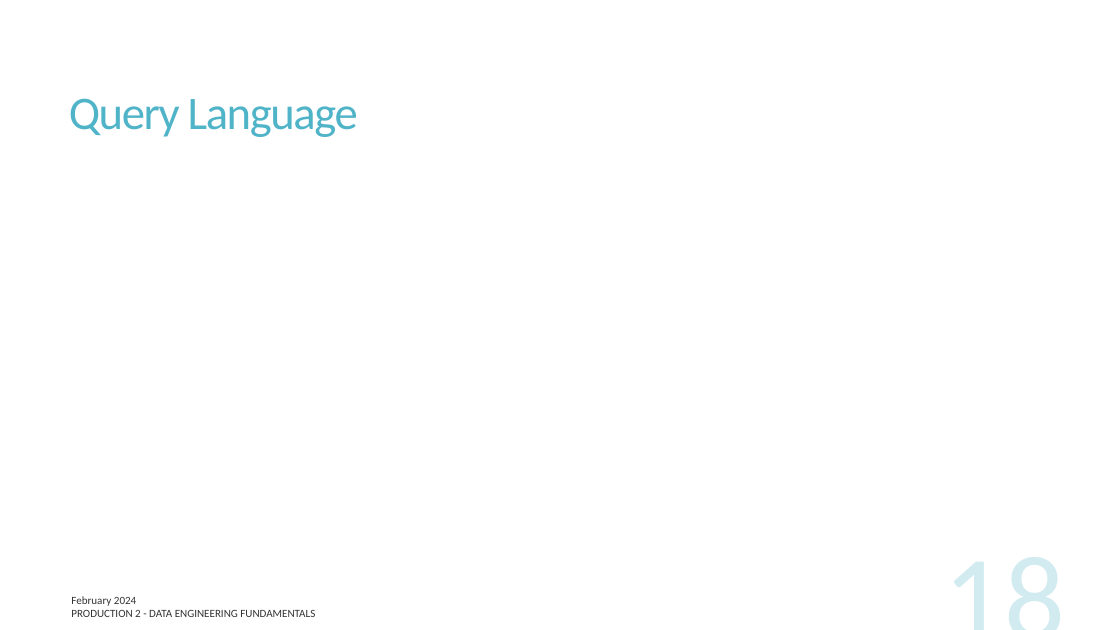
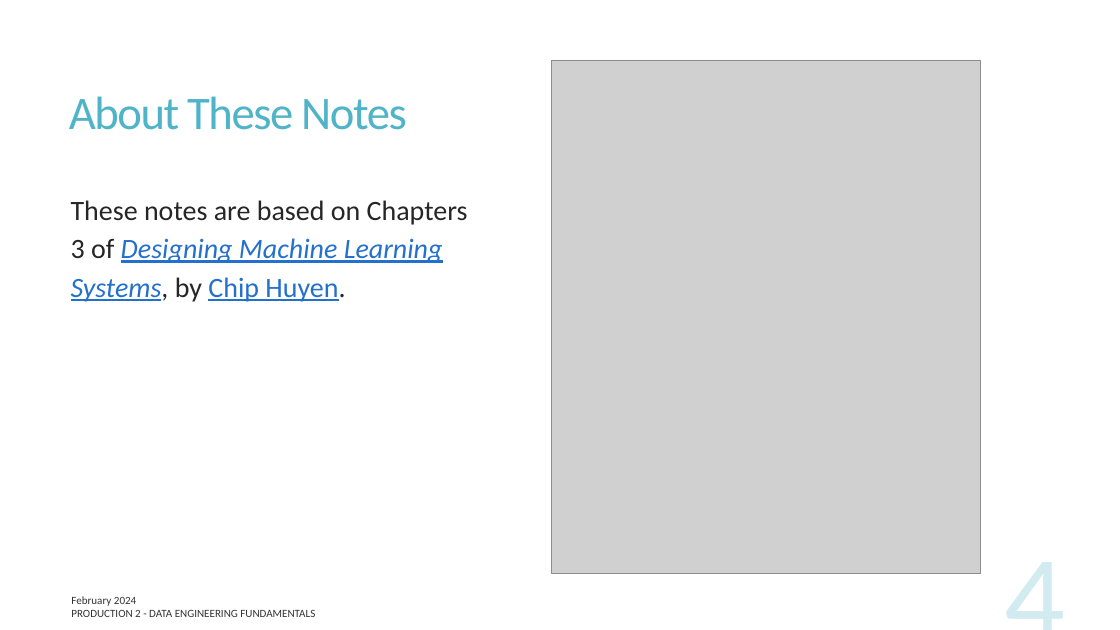
Before and after one commit to UofT-DSI/production, a slide deck: slide 4 of lessons/part_2/production_2.pptx (slide 18 before the commit). Drawn at 1120x630 pixels with LibreOffice and Linux fonts; fonts in the diff are those of the drawing; grey boxes stand for pictures. Boxes give left, top, right and bottom in pixels: in the first picture for what was removed or moved away, otherwise in the second. Text is boxed around its words. In the diff, an @@ line names an element or a change of style, - is before the commit and + after.

```diff
--- a/lessons/part_2/production_2.pptx
+++ b/lessons/part_2/production_2.pptx
@@ picture added at (x1=552, y1=60, x2=981, y2=573) @@
@@ title at (x1=69, y1=96, x2=407, y2=130): text changed @@
-Query Language
+About These Notes
@@ text added at (x1=71, y1=200, x2=468, y2=302), 24 pt, text #2370CD, underline @@
+These notes are based on Chapters 3 of Designing Machine Learning Systems, by Chip Huyen.
@@ page number at (x1=805, y1=540, x2=1074, y2=630): text changed @@
-18
+4
```
Also in this commit, not shown: 5 other slides changed, 11 other files.
